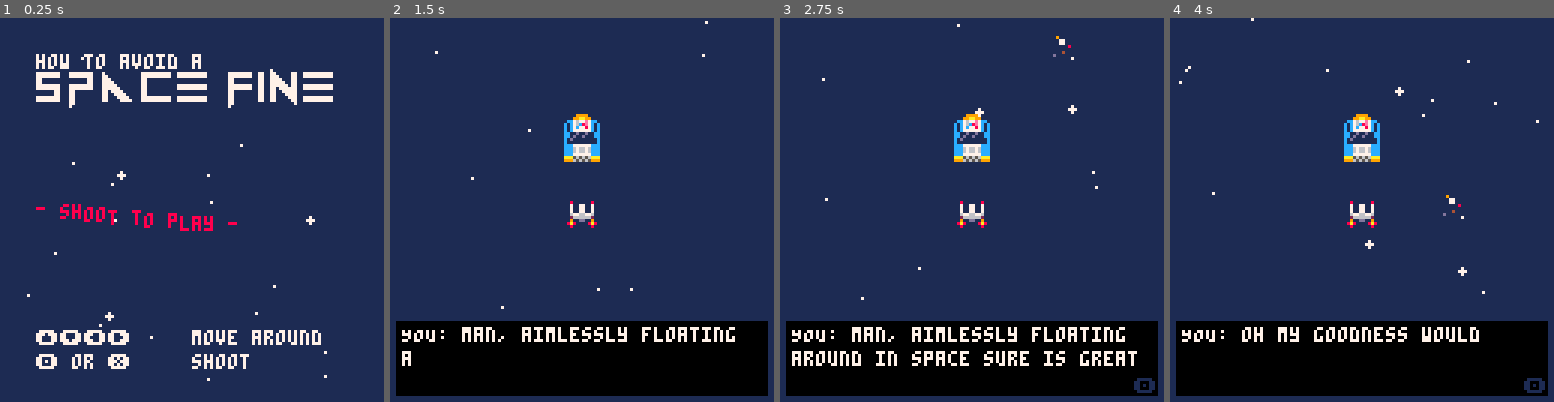
Above: before the commit, frames 1-4 (left to right).
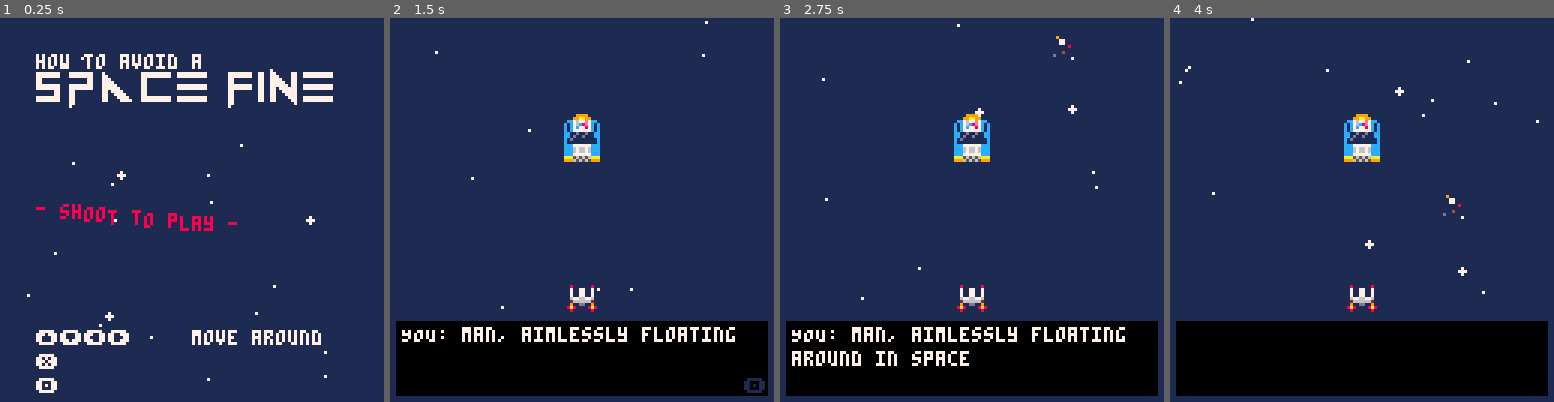
Above: after the commit, the same moments.

Repository: QuentinWidlocher/YogcastJam2020
Game: PICO-8 cartridge game.p8
The game is run twice, just before and just after one commit, with the same random seed, the same clock (stepped at 60 frames per second) and the same inputs.
Inputs:
- Up to frame 1 (0.25 s): no input
- Up to frame 2 (1.5 s): tap O (Z key) at 0.33, 0.7, 1.43 s; tap X (X key) at 1.07 s
- Up to frame 3 (2.75 s): hold Left 1.97-2.37 s; tap X (X key) at 2.07, 2.4, 2.73 s; tap O (Z key) at 2.22 s; hold Down from 2.42 s (still down)
- Up to frame 4 (4 s): release Down at 2.82 s; hold Right 2.87-3.53 s; tap X (X key) at 3.07, 3.4, 3.73 s; tap O (Z key) at 3.1, 3.98 s; hold Up from 3.58 s (still down)

The runs differ from the first frame. In frame 1, 0.7% of the frame differs, in the area x 9-65%, y 87-98%; in frame 2, 0.7%; in frame 3, 1.3%; in frame 4, 1.9%, in the area x 3-98%, y 47-98%.

Commit message:
:bug: Fix player health not reseting

Diff:
--- a/src/draw/main.draw.lua
+++ b/src/draw/main.draw.lua
@@ -29,7 +29,8 @@
     )
 
     print("⬆️⬇️⬅️➡️\t\tmove around", (SCREEN_SIZE/2) - (fromOct(13)/2), fromOct(13), 7)
-    print("\x8e or \x97\t\tshoot", (SCREEN_SIZE/2) - (fromOct(13)/2), fromOct(14), 7)
+    print("\x97\t\t\t\t\t\t\t\tshoot", (SCREEN_SIZE/2) - (fromOct(13)/2), fromOct(14), 7)
+    print("\x8e\t\t\t\t\t\t\t\tnext dialogue", (SCREEN_SIZE/2) - (fromOct(13)/2), fromOct(15), 7)
 
     local text = "- shoot to play -"
     local speed = 50
--- a/src/init/levels.init.lua
+++ b/src/init/levels.init.lua
@@ -4,9 +4,10 @@
         player = function ()
             return Player:new({
             x = SCREEN_SIZE/2 - 4,
-            y = SCREEN_SIZE/2 - 4,
+            y = ((SCREEN_SIZE/4)*3) - fromOct(1),
             shootingType = DefaultShootingType:new(),
             movingType = DefaultPlayerMovingType:new(),
+            hp = shallowCopy({ value = 150, max = 150 })
         })
         end,
         music = MUSIC.MISSION,
@@ -49,6 +50,7 @@
             y = SCREEN_SIZE/2,
             shootingType = DefaultShootingType:new(),
             movingType = GridPlayerMovingType:new(),
+            hp = shallowCopy({ value = 150, max = 150 })
         })
         end,
         music = MUSIC.HIJINX,
@@ -96,6 +98,7 @@
             y = SCREEN_SIZE/2,
             shootingType = SuperhotShootingType:new(),
             movingType = SuperhotPlayerMovingType:new(),
+            hp = shallowCopy({ value = 150, max = 150 })
         })
         end,
         music = MUSIC.OUT_OF_CONTROL,
@@ -134,6 +137,7 @@
 function currentLevel() return levels[levelIndex] end
 
 function nextLevel()
+    bulletPool = {}
     levelIndex = levelIndex + 1
 
     if levelIndex <= #levels then
--- a/src/models/player.model.lua
+++ b/src/models/player.model.lua
@@ -27,11 +27,11 @@
     origx = fromOct(8),
     origy = fromOct(8),
 
-    hp = { value = 100, max = 100 }, -- can be damaged when value == max
-    hurtCooldown = { value = 20, max = 20 },
+    hp = shallowCopy({ value = 150, max = 150 }), -- can be damaged when value == max
+    hurtCooldown = shallowCopy({ value = 20, max = 20 }),
 
     dmg = 1,
-    shootingCooldown = { value = 0, max = 4 }, -- can shoot when value == max
+    shootingCooldown = shallowCopy({ value = 0, max = 4 }), -- can shoot when value == max
     shootingType = DefaultShootingType:new(),
     movingType = DefaultPlayerMovingType:new(),
     flameCounter = 0,
@@ -75,7 +75,7 @@
 function Player:shoot()
     self.shootingCooldown.value = min(self.shootingCooldown.value + self.shootingType.cooldownRate, self.shootingCooldown.max)
 
-    if (btn(GAMEPAD.X) or btn(GAMEPAD.O)) and self.shootingCooldown.value == self.shootingCooldown.max then
+    if (btn(GAMEPAD.X)) and self.shootingCooldown.value == self.shootingCooldown.max then
 
         -- add the bullet to the pool so it'll be drawn and updated
         local newBullet = Bullet:new({
--- a/src/update/bullets.update.lua
+++ b/src/update/bullets.update.lua
@@ -25,9 +25,7 @@
 
 function bulletClearIfTimeout()
     if bulletTimeout > 0 then
-        for k in ipairs(bulletPool) do
-            bulletPool[k] = nil
-        end
+        bulletPool = {}
     end
     bulletTimeout = bulletTimeout - 1
 end
--- a/src/update/main.update.lua
+++ b/src/update/main.update.lua
@@ -16,7 +16,7 @@
 
     sspr()
 
-    if (btnp(GAMEPAD.X) or btnp(GAMEPAD.O)) then
+    if (btnp(GAMEPAD.X)) then
         nextLevel()
         startTime = time()
         change_state(GAME_STATES.DIALOGUE)
@@ -39,7 +39,7 @@
 end
 
 function update_gameover()
-    if (btnp(GAMEPAD.X) or btnp(GAMEPAD.O)) then
+    if (btnp(GAMEPAD.O)) then
         change_state(GAME_STATES.MAIN_MENU)
     end
 end
